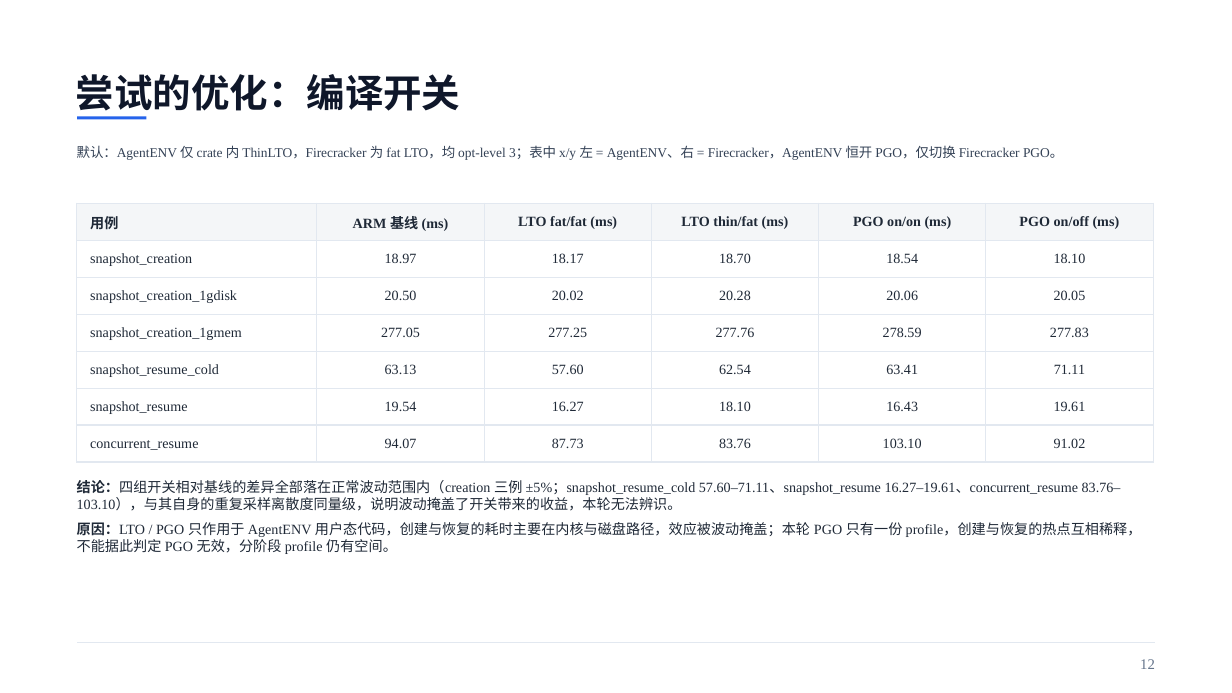
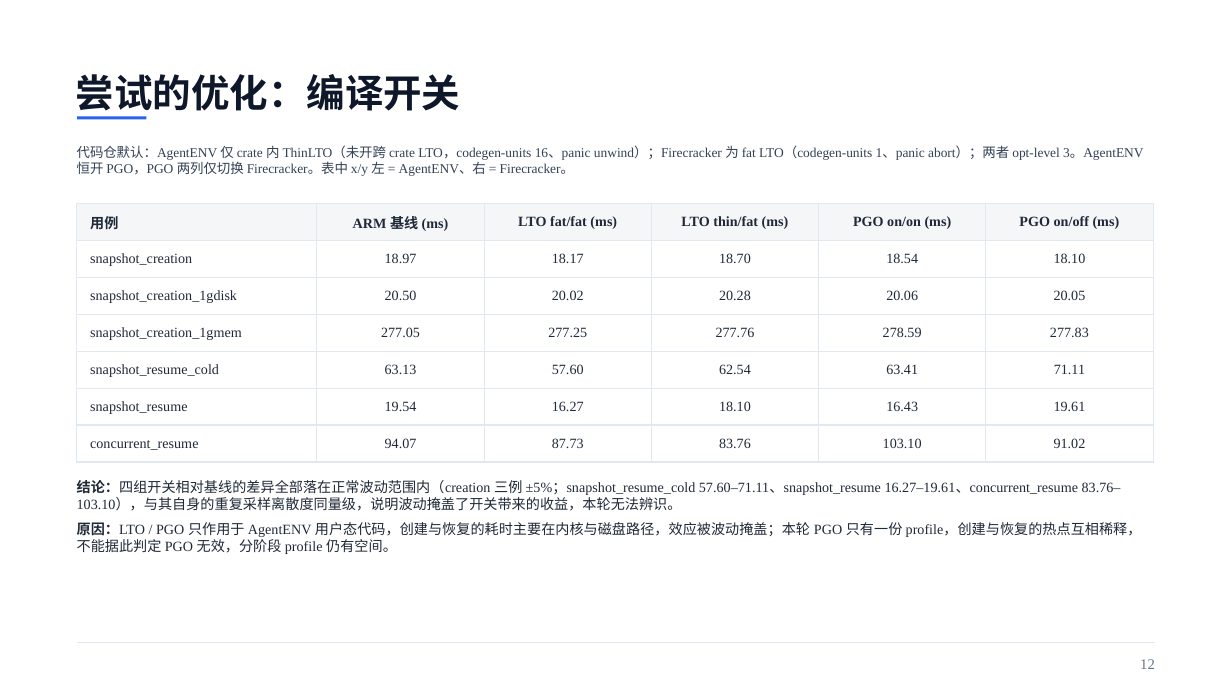
Before and after one commit to liushiqin-647/aenv, a slide deck: slide 12 of agentenv_20261102_polished.pptx. Drawn at 1232x693 pixels with LibreOffice and Linux fonts; fonts in the diff are those of the drawing. Boxes give left, top, right and bottom in pixels: in the first picture for what was removed or moved away, otherwise in the second. Text is boxed around its words. In the diff, an @@ line names an element or a change of style, - is before the commit and + after.

Commit message:
docs: 恢复第 12 页默认编译选项说明并移除全篇动画
补回 AgentENV/Firecracker 的 LTO、codegen-units、panic 默认配置；删除第 1–5 页的页面切换动画，全篇统一为无动画切换。

```diff
--- a/agentenv_20261102_polished.pptx
+++ b/agentenv_20261102_polished.pptx
@@ text at bbox=[77, 145, 1143, 176]: text changed @@
-默认：AgentENV 仅 crate 内 ThinLTO，Firecracker 为 fat LTO，均 opt-level 3；表中 x/y 左 = AgentENV、右 = Firecracker，AgentENV 恒开 PGO，仅切换 Firecracker PGO。
+代码仓默认：AgentENV 仅 crate 内 ThinLTO（未开跨 crate LTO，codegen-units 16、panic unwind）；Firecracker 为 fat LTO（codegen-units 1、panic abort）；两者 opt-level 3。AgentENV 恒开 PGO，PGO 两列仅切换 Firecracker。表中 x/y 左 = AgentENV、右 = Firecracker。
```
